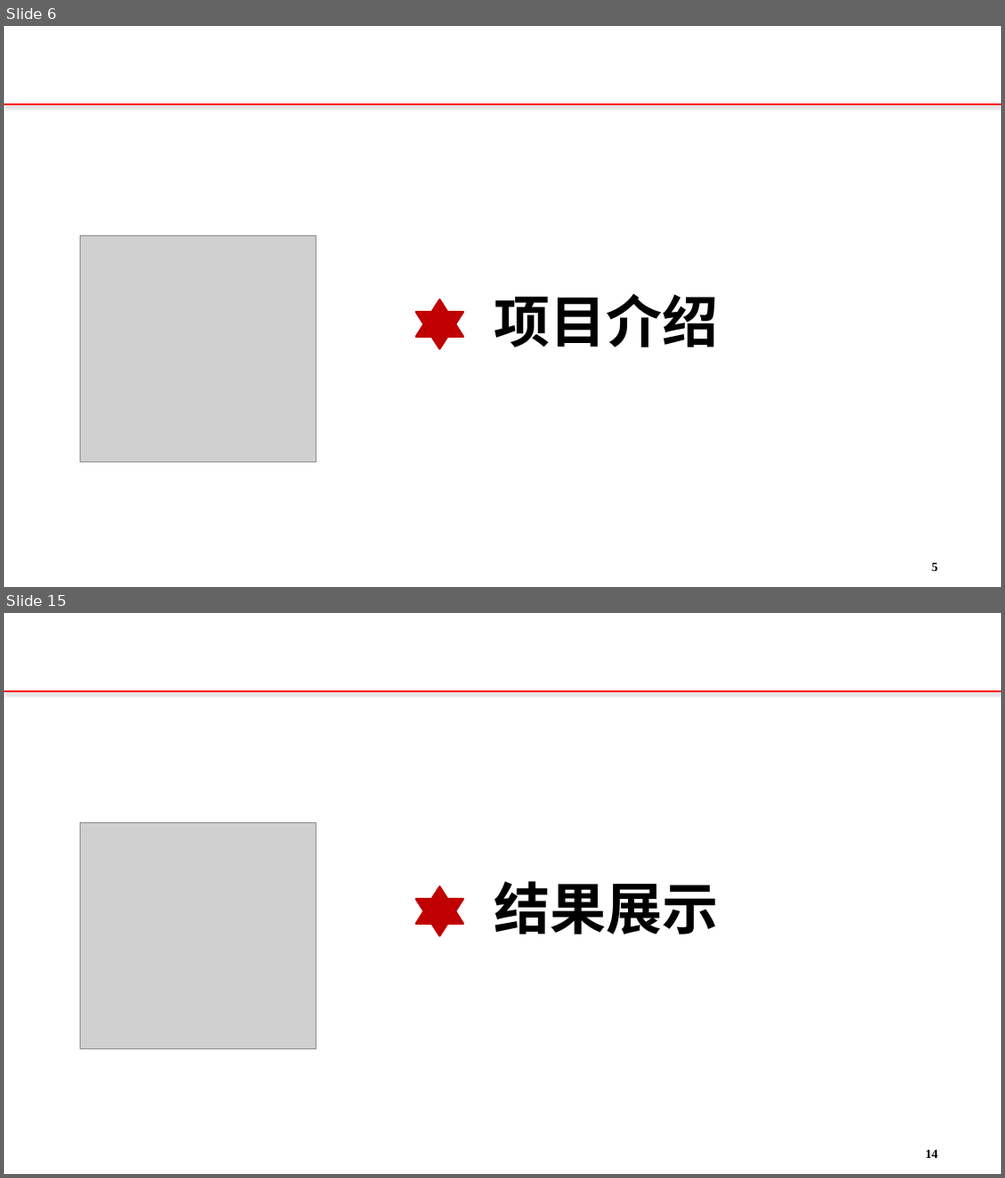
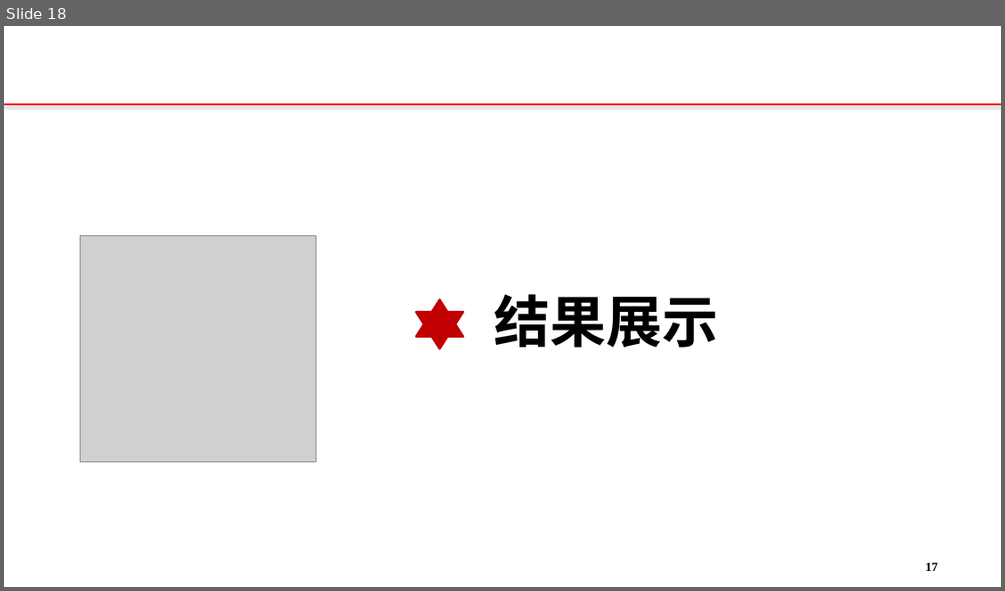
Before and after one commit to 12301068JiangDongyu/Uplan, a slide deck: doc/联通公务车管理系统.pptx. Shown one above the other, each under a label of ours: slides 6 and 15 before the commit, slide 18 after it; the slides between them are not shown. The pictures are 1005x1178 and 1005x591 pixels, drawn with LibreOffice and Linux fonts; fonts in the diff are those of the drawing; grey boxes stand for pictures; background and template pictures are left out. Boxes give left, top, right and bottom in pixels: in the first picture for what was removed or moved away, otherwise in the second. Text is boxed around its words. In the diff, an @@ line names an element or a change of style, - is before the commit and + after.

```diff
--- a/doc/联通公务车管理系统.pptx
+++ b/doc/联通公务车管理系统.pptx
@@ slide 6 removed at <box>4,26,1001,587</box>, background #FFFFFF; not listed: 1 template element that a slide beside it also shows @@
@@ picture removed at <box>81,236,316,462</box> @@
@@ star removed at <box>416,300,463,349</box> @@
@@ text removed at <box>494,294,719,347</box> @@
-项目介绍
@@ page number removed at <box>931,562,938,571</box> @@
-5
@@ what was slide 15 is now slide 18 @@
@@ page number at <box>925,562,938,571</box>: text changed @@
-14
+17
```
Also in this commit, not shown: 12 slides changed, 6 slides added, 2 other slides removed, 3 other files.
